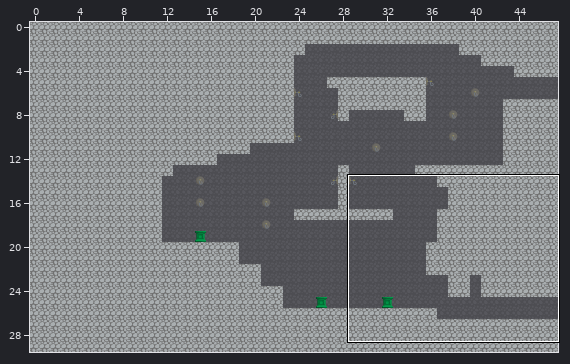
Level history. Tiled map: TiledMaps/room1-1.tmx. The first picture is a wide view before the edit; the outline marks the close-up.
Close-up. Before the commit:
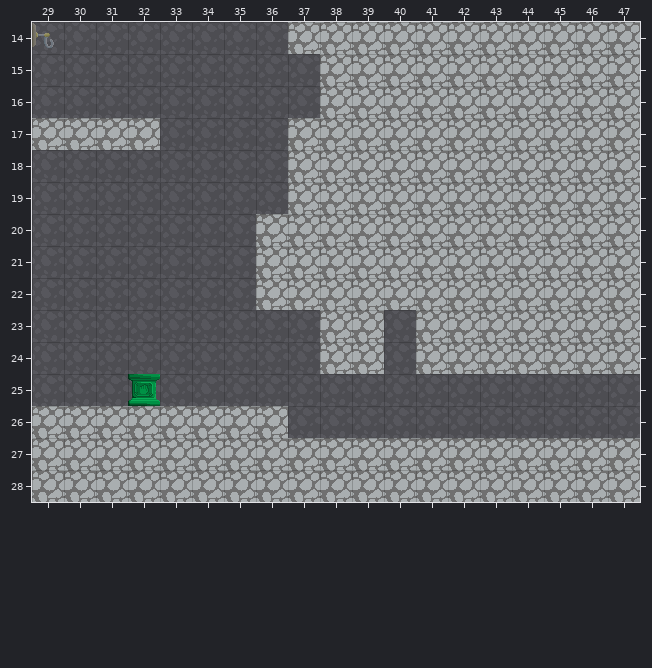
Cells are 32x32 px. Shown: x 29..47, y 14..28. The commit also changed other parts of the map, which this record leaves out.
New version:
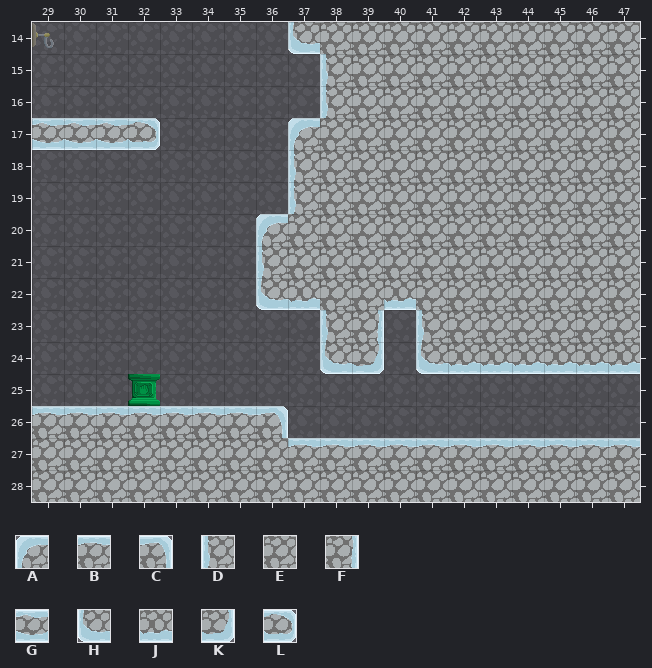
Key: from "tilemap": A 3, B 4, C 5, D 9, E 10, F 11, G 12, H 15, J 16, K 17, L 20.
_ is an empty cell, . an unchanged one.
The edit:
--- layer "foreground"
@@ x 29..47 @@
-14 ........E..........
-15 .........E.........
-16 .........E.........
-17 EEEE....E..........
-18 ........E..........
-19 ........E..........
-20 .......E...........
-21 .......E...........
-22 .......EE..E.......
-23 .........EE.E......
-24 .........EE.EEEEEEE
+14 ........H..........
+15 .........D.........
+16 .........D.........
+17 GGGL....A..........
+18 ........D..........
+19 ........D..........
+20 .......A...........
+21 .......D...........
+22 .......HJ..J.......
+23 .........DF.D......
+24 .........HK.HJJJJJJ
@@ x 29..47 @@
-26 EEEEEEEE...........
-27 ........EEEEEEEEEEE
+26 BBBBBBBC...........
+27 ........BBBBBBBBBBB
Changed places in both close-ups, as pixel boxes (x1, y1, x2, y2):
changed: (256, 22, 640, 374)
changed: (32, 118, 160, 150)
changed: (32, 406, 640, 447)
